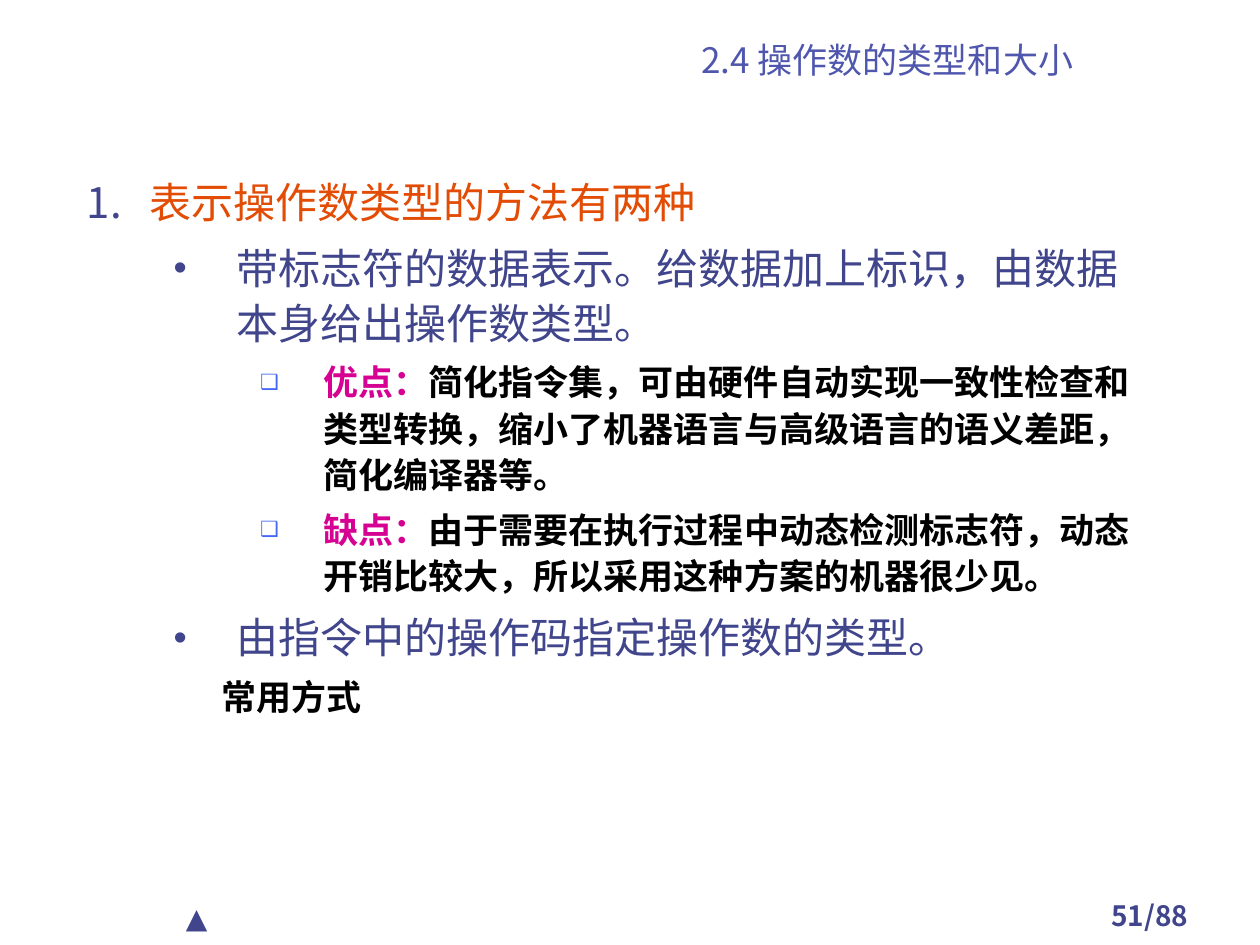
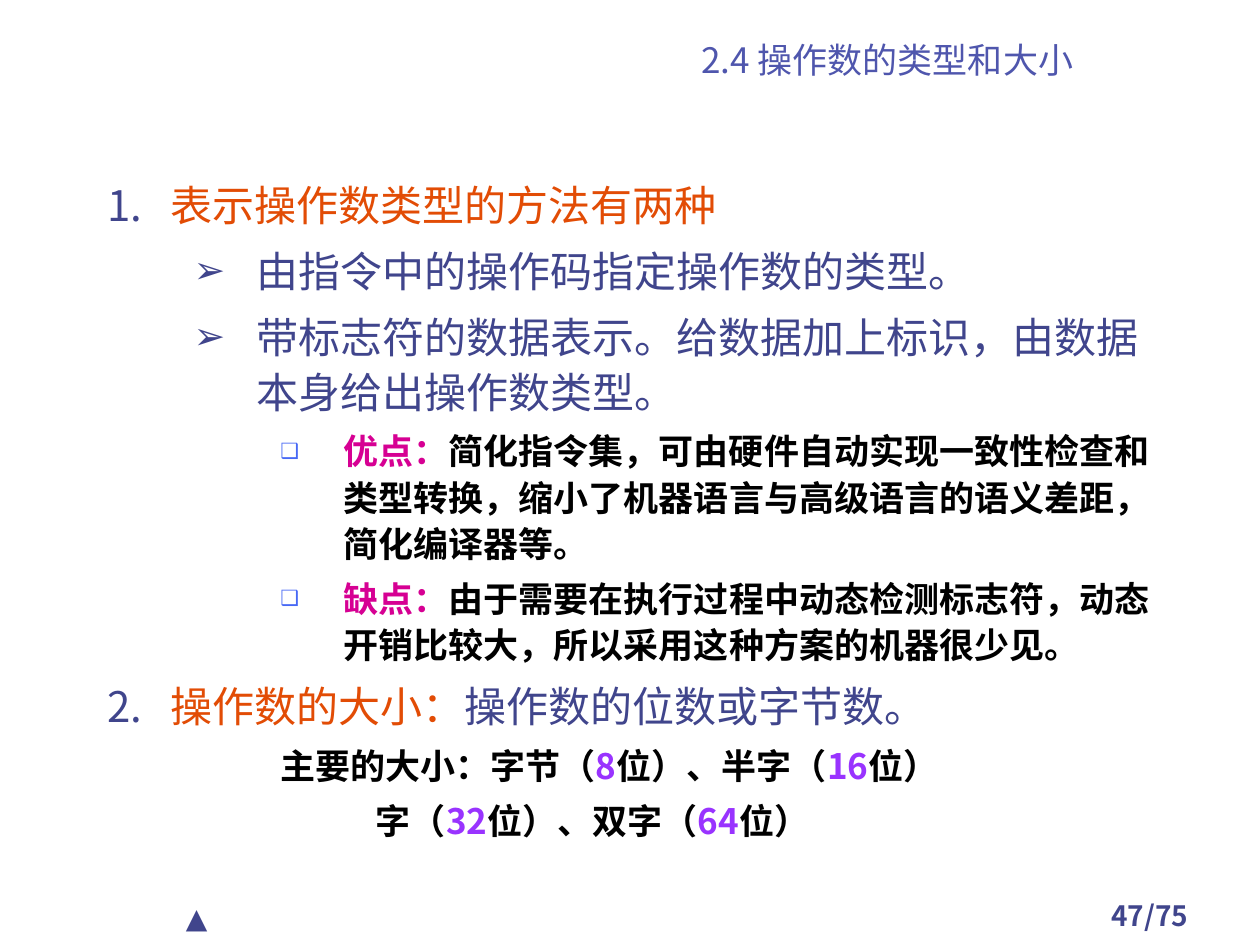
Before and after one commit to TangciuYueng/CA, a slide deck: slide 47 of 第2章 计算机指令集结构.ppt (slide 51 before the commit). Drawn at 1260x945 pixels with LibreOffice and Linux fonts; fonts in the diff are those of the drawing; background and template pictures are left out. Boxes give left, top, right and bottom in pixels: in the first picture for what was removed or moved away, otherwise in the second. Text is boxed around its words. In the diff, an @@ line names an element or a change of style, - is before the commit and + after.

```diff
--- a/第2章 计算机指令集结构.ppt
+++ b/第2章 计算机指令集结构.ppt
@@ text "表示操作数类型的方法有两种": place and size @@
-text "表示操作数类型的方法有两种" at bbox=[150, 182, 1130, 713]
+text "表示操作数类型的方法有两种" at bbox=[170, 185, 1150, 838]
@@ text at bbox=[257, 251, 971, 291]: paragraph added @@
+  ➢ 由指令中的操作码指定操作数的类型。
@@ text at bbox=[257, 317, 1139, 412]: bullet • to ➢ @@
@@ text at bbox=[170, 686, 938, 838]: text changed; size 24 to 20 pt; font Roboto to Noto Sans CJK SC; text colour #40458C to #000000; bold on @@
-  • 由指令中的操作码指定操作数的类型。
-  常用方式
+2. 操作数的大小：操作数的位数或字节数。
+    主要的大小：字节（8位）、半字（16位）
+    字（32位）、双字（64位）
@@ page number at bbox=[1111, 903, 1188, 931]: text changed @@
-51/88
+47/75
```
Also in this commit, not shown: 47 other slides changed, 1 slide added, 13 slides removed, 17 other files.
